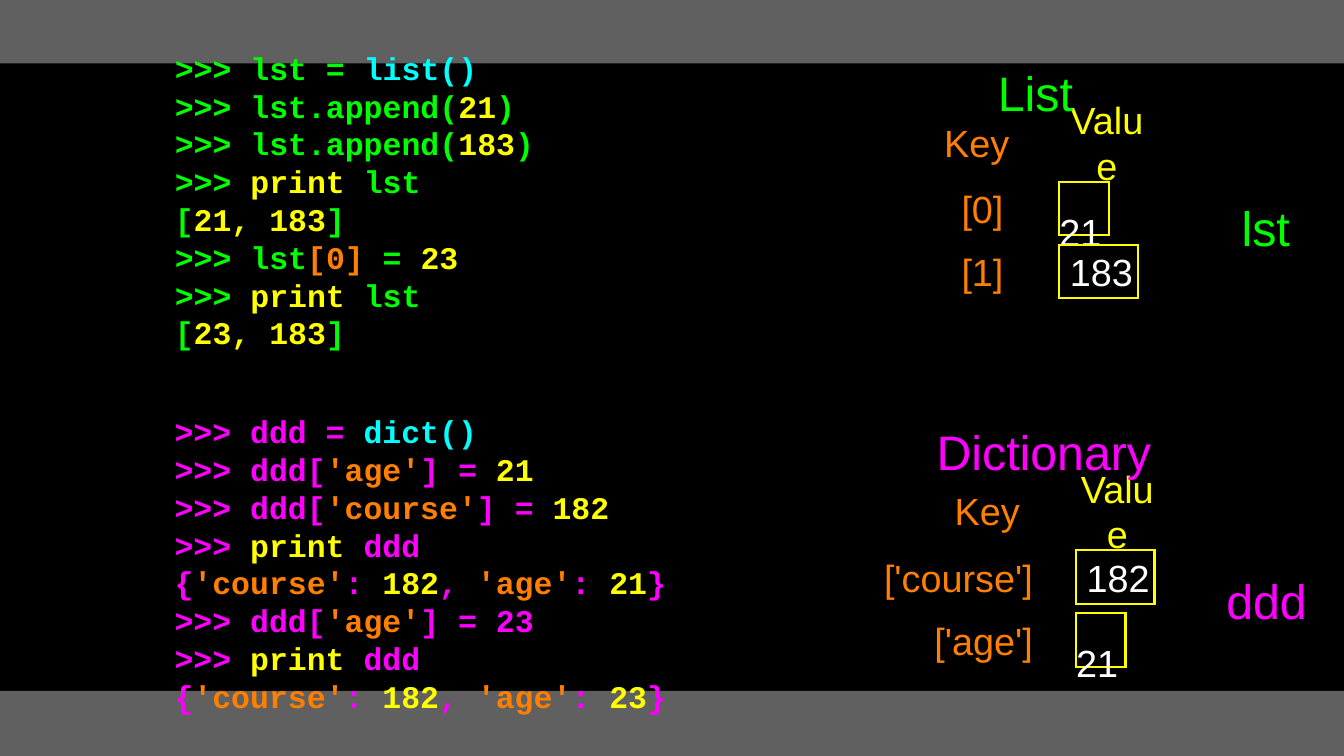
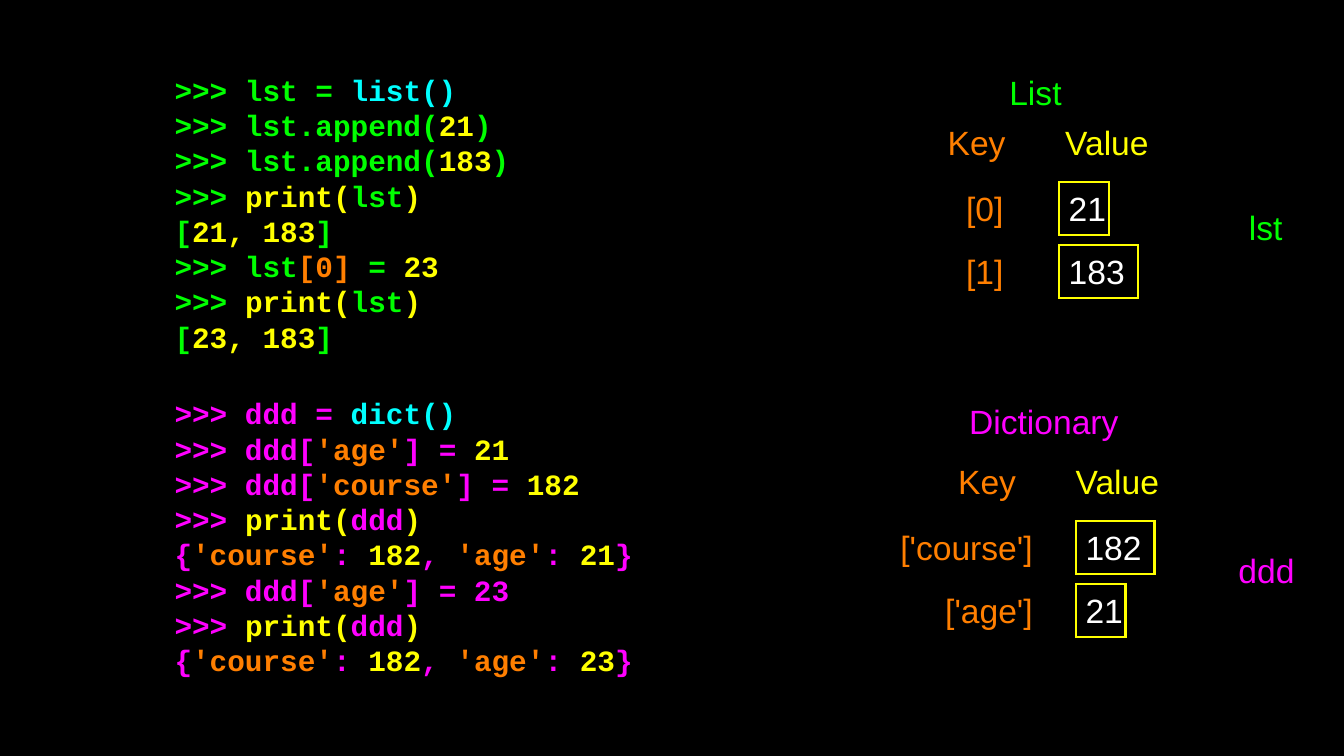
Before and after one commit to csev/py4e, a slide deck: slide 9 of lectures3/Pythonlearn-09-Dictionaries.pptx. Drawn at 1344x756 pixels with LibreOffice and Linux fonts; fonts in the diff are those of the drawing. Boxes give left, top, right and bottom in pixels: in the first picture for what was removed or moved away, otherwise in the second. Text is boxed around its words. In the diff, an @@ line names an element or a change of style, - is before the commit and + after.

```diff
--- a/lectures3/Pythonlearn-09-Dictionaries.pptx
+++ b/lectures3/Pythonlearn-09-Dictionaries.pptx
@@ rectangle removed at (x1=0, y1=0, x2=1344, y2=63) @@
@@ text at (x1=175, y1=80, x2=509, y2=354): size 30 to 28 pt in ">>> lst = list()", ">>> lst.append(21)", ">>> lst.append(183)", "[21, 183]" and 2 more places @@
@@ text ">>> lst = list()" moved from (x1=175, y1=57, x2=534, y2=351) to (x1=175, y1=80, x2=509, y2=354) @@
@@ text at (x1=245, y1=186, x2=421, y2=213): text changed; size 30 to 28 pt; text colour #00FF00 to #FFFF00 @@
->>> print lst
+>>> print(lst)
@@ text at (x1=245, y1=292, x2=421, y2=318): text changed; size 30 to 28 pt; text colour #00FF00 to #FFFF00 @@
->>> print lst
+>>> print(lst)
@@ size 46 to 32 pt in 4 elements at (x1=1249, y1=215, x2=1283, y2=241), (x1=1009, y1=80, x2=1061, y2=106), (x1=1238, y1=558, x2=1294, y2=584), (x1=969, y1=409, x2=1118, y2=441) @@
@@ text at (x1=175, y1=403, x2=633, y2=678): size 30 to 28 pt in ">>> ddd = dict()", ">>> ddd['age'] = 21", ">>> ddd['course'] = 182", "{'course': 182, 'age': 21}" and 2 more places @@
@@ text at (x1=245, y1=509, x2=421, y2=536): text changed; size 30 to 28 pt; text colour #FF00FF to #FFFF00 @@
->>> print ddd
+>>> print(ddd)
@@ size 36 to 32 pt in 12 elements at (x1=966, y1=196, x2=1003, y2=228), (x1=1059, y1=181, x2=1108, y2=235), (x1=966, y1=259, x2=1003, y2=291), (x1=1059, y1=245, x2=1138, y2=299), (x1=948, y1=132, x2=1006, y2=162), (x1=1065, y1=130, x2=1148, y2=156), (x1=945, y1=598, x2=1032, y2=630), (x1=900, y1=535, x2=1032, y2=567), (x1=1076, y1=521, x2=1155, y2=574), (x1=958, y1=471, x2=1016, y2=501), (x1=1076, y1=469, x2=1159, y2=495), (x1=1076, y1=584, x2=1126, y2=637) @@
@@ 7 texts, 2 rectangles moved together from (x1=175, y1=420, x2=1307, y2=715) to (x1=175, y1=403, x2=1294, y2=678) @@
@@ text at (x1=245, y1=615, x2=421, y2=642): text changed; size 30 to 28 pt; text colour #FF00FF to #FFFF00 @@
->>> print ddd
+>>> print(ddd)
@@ rectangle at (x1=0, y1=691, x2=1344, y2=756): fill #606060 to #000000 @@
```
Also in this commit, not shown: 29 other slides changed, 1 slide added, 2 slides removed, 10 other files.
